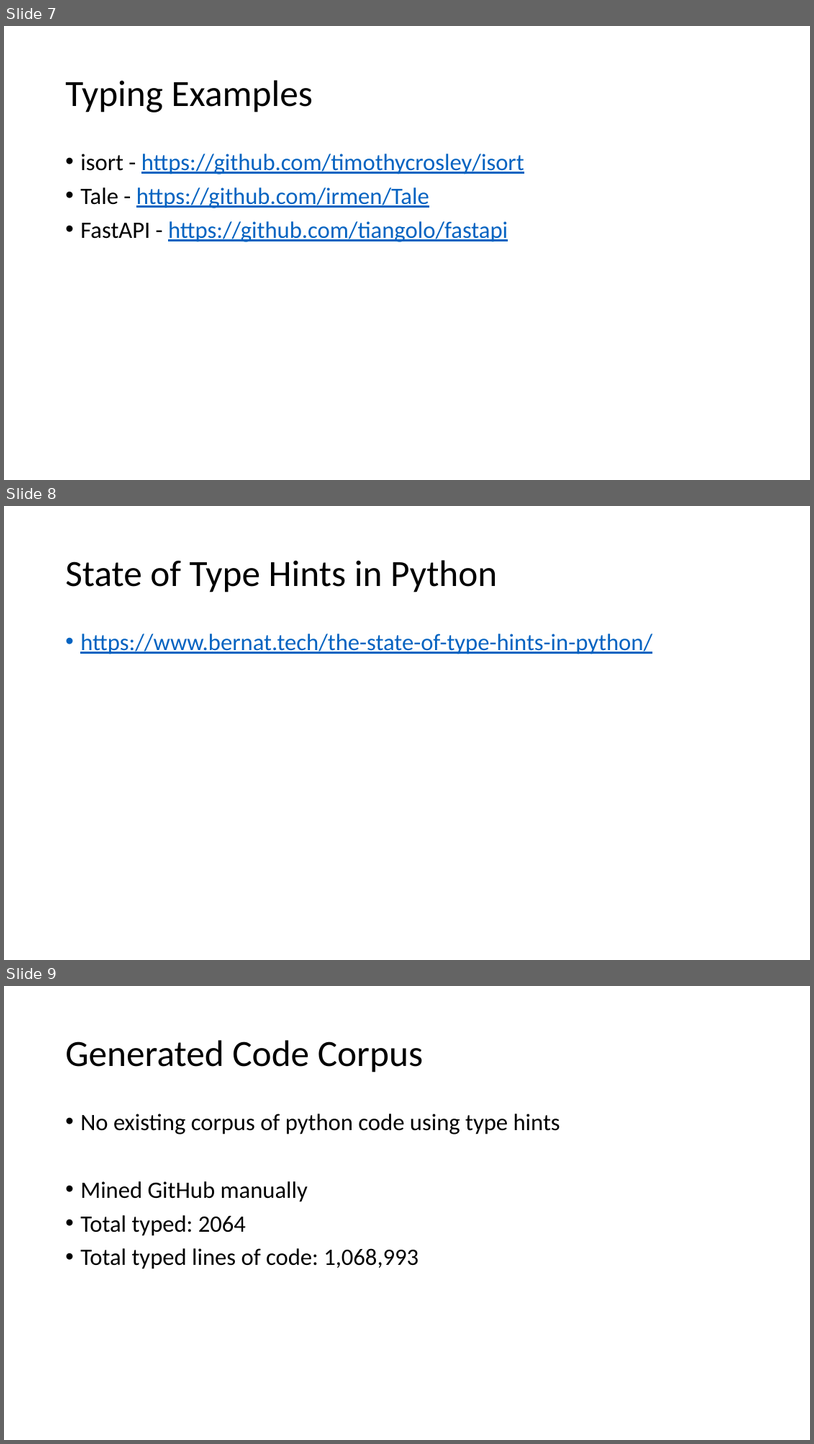
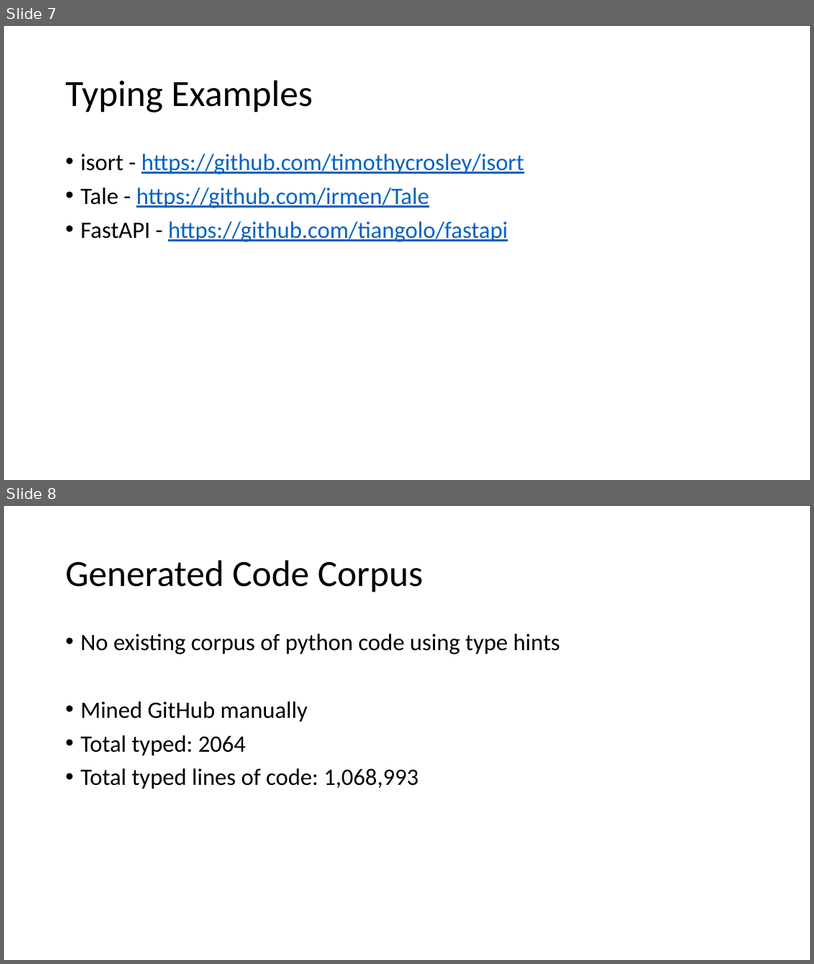
Before and after one commit to tjchambers32/ecs289-final, a slide deck: deeptyper for python.pptx. Shown one above the other, each under a label of ours: slides 7, 8 and 9 before the commit, slides 7 and 8 after it. The pictures are 814x1444 and 814x964 pixels, drawn with LibreOffice and Linux fonts; fonts in the diff are those of the drawing. Boxes give left, top, right and bottom in pixels: in the first picture for what was removed or moved away, otherwise in the second. Text is boxed around its words. In the diff, an @@ line names an element or a change of style, - is before the commit and + after.

```diff
--- a/deeptyper for python.pptx
+++ b/deeptyper for python.pptx
@@ slide 8 removed at <box>4,506,810,960</box>, background #FFFFFF @@
@@ title removed at <box>65,560,497,592</box> @@
-State of Type Hints in Python
@@ text removed at <box>80,633,653,654</box> @@
-• https://www.bernat.tech/the-state-of-type-hints-in-python/
@@ what was slide 9 is now slide 8 @@
```
Also in this commit, not shown: 2 slides changed, 3 slides added, 1 other slide removed, 4 other files.
